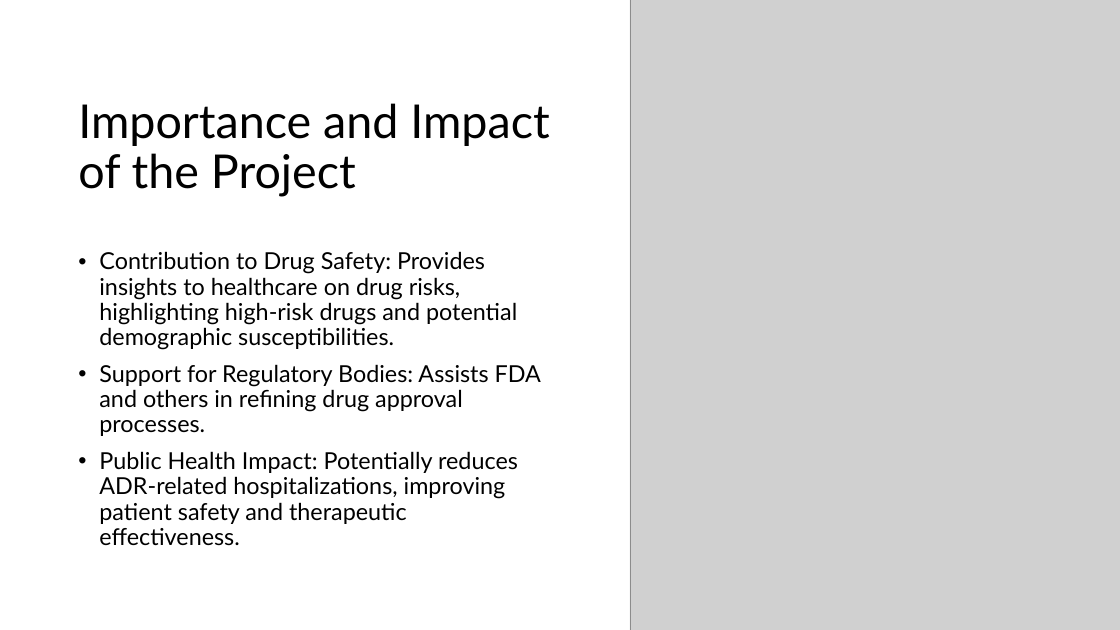
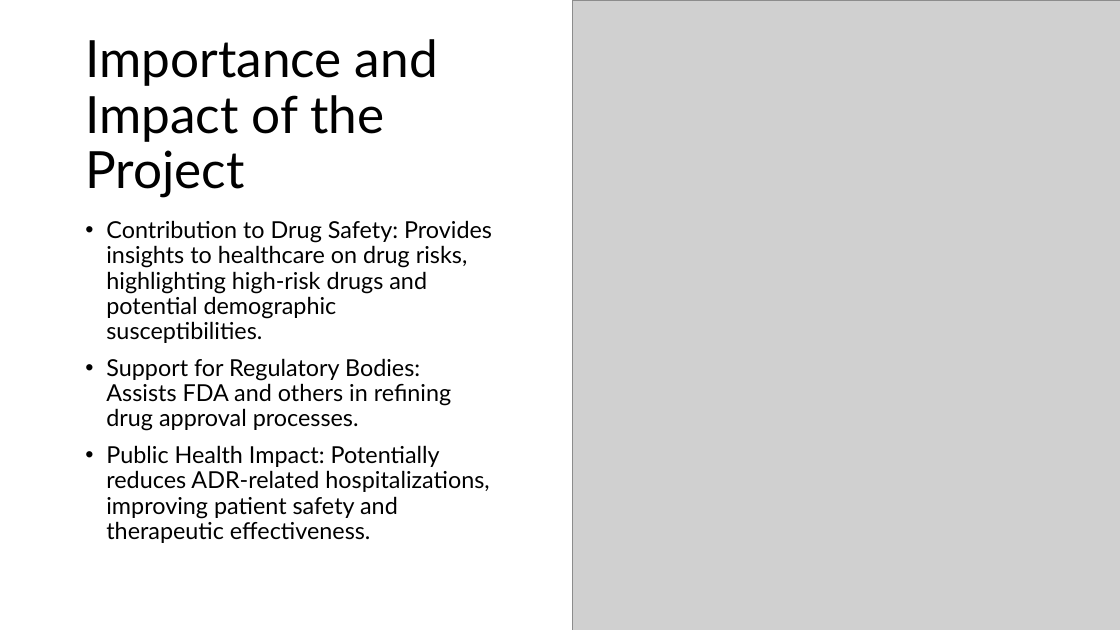
Before and after one commit to akshayparate123/Analysis-of-Adverse-Drug-Effects-Using-Big-Data-and-Cloud-Computing, a slide deck: slide 22 of PPT/Analysis of Adverse Drug Effects Using Big Data.pptx (slide 12 before the commit). Drawn at 1120x630 pixels with LibreOffice and Linux fonts; fonts in the diff are those of the drawing; grey boxes stand for pictures. Boxes give left, top, right and bottom in pixels: in the first picture for what was removed or moved away, otherwise in the second. Text is boxed around its words. In the diff, an @@ line names an element or a change of style, - is before the commit and + after.

```diff
--- a/PPT/Analysis of Adverse Drug Effects Using Big Data.pptx
+++ b/PPT/Analysis of Adverse Drug Effects Using Big Data.pptx
@@ picture: place and size @@
-picture at bbox=[630, 0, 1120, 630]
+picture at bbox=[572, 0, 1120, 630]
@@ title "Importance and Impact of the ...": place and size @@
-title "Importance and Impact of the ..." at bbox=[78, 103, 549, 197]
+title "Importance and Impact of the ..." at bbox=[85, 39, 438, 198]
@@ title "Importance and Impact of the ..." at bbox=[85, 39, 438, 198]: size 40 to 44 pt @@
@@ text "Contribution to Drug Safety: Provides ...": place and size @@
-text "Contribution to Drug Safety: Provides ..." at bbox=[99, 251, 541, 546]
+text "Contribution to Drug Safety: Provides ..." at bbox=[106, 220, 492, 543]
@@ text "Contribution to Drug Safety: Provides ..." at bbox=[106, 220, 492, 543]: vertical alignment middle to top @@
```
Also in this commit, not shown: 8 other slides changed, 16 slides added, 6 slides removed, 5 other files.
